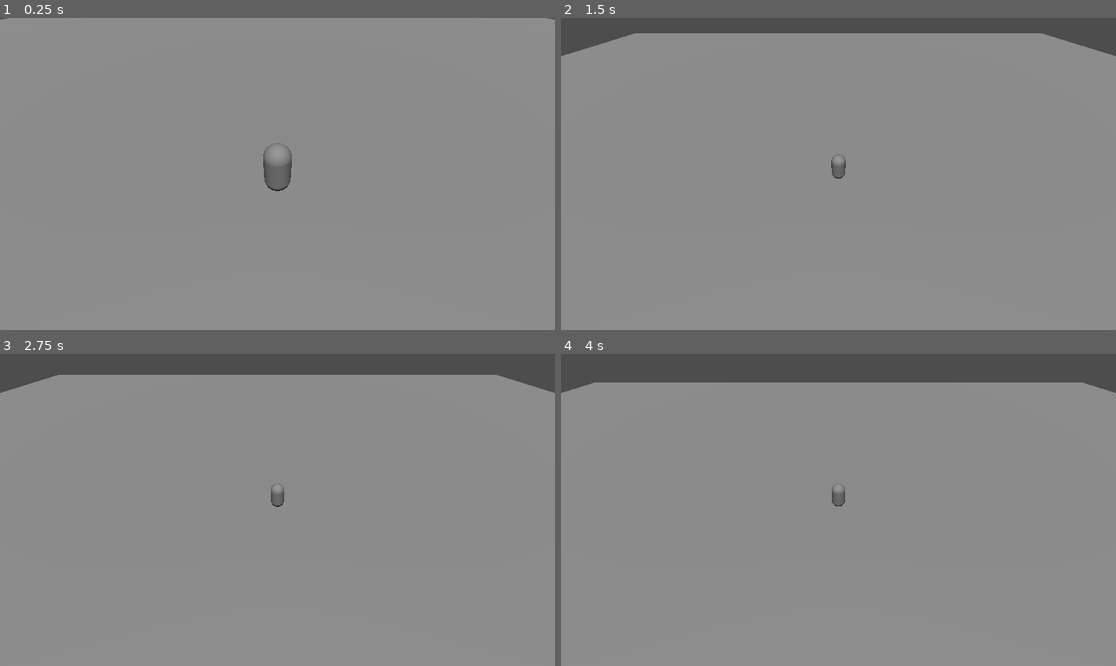
Above: before the commit, frames 1-4 (two rows, left to right).
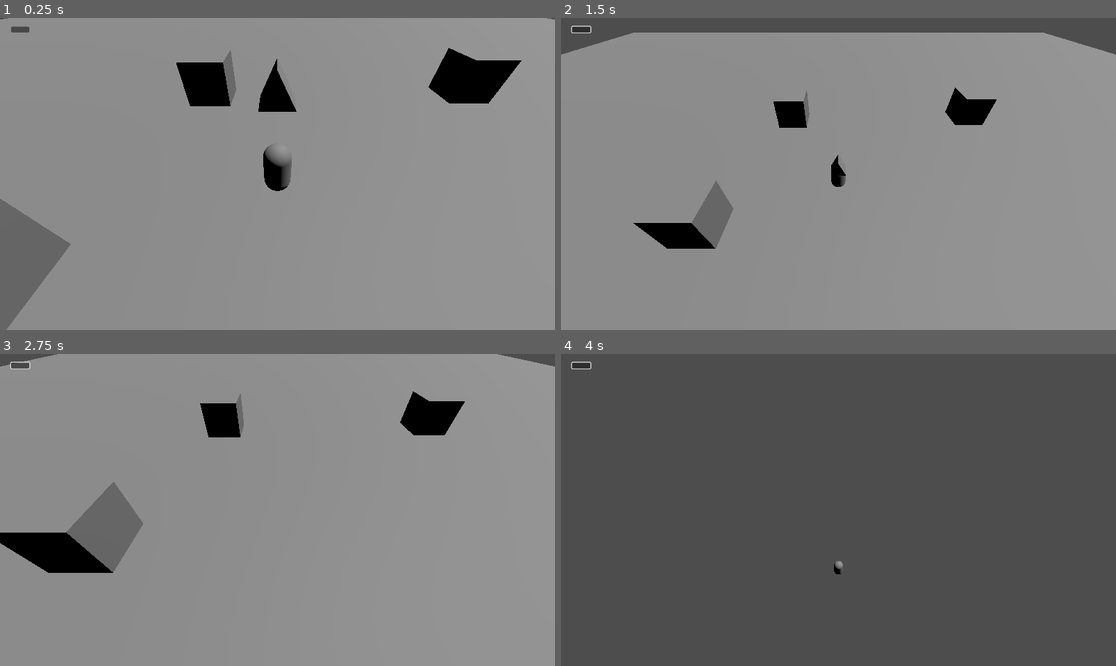
Above: after the commit, the same moments.

Repository: Parsa-1145/BugzBuzzy
Game: Godot game, scene res://mainScene.tscn
The game is run twice, just before and just after one commit, with the same random seed, the same clock (stepped at 60 frames per second) and the same inputs.
Inputs (mouse positions are in pixels of both pictures, inside the frame that each line leads up to):
- Up to frame 1 (0.25 s): no input
- Up to frame 2 (1.5 s): click (583, 30) at 0.52 s; move the mouse to (866, 174) at 1.27 s; hold W (move_up) from 1.28 s (still down)
- Up to frame 3 (2.75 s): keep holding W (move_up); move the mouse to (249, 510) at 2.02 s
- Up to frame 4 (4 s): keep holding W (move_up); move the mouse to (849, 503) at 2.77 s; move the mouse to (832, 516) at 3.52 s

The runs differ from the first frame. In frame 1, 7.1% of the frame differs, in the area x 0-94%, y 2-100%; in frame 2, 3.4%; in frame 3, 12%; in frame 4, 91%, in the area x 0-100%, y 2-100%.

Commit message:
enemy base

Diff:
--- /dev/null
+++ b/EnemyBase.gd
@@ -0,0 +1,11 @@
+class_name EnemyBase
+extends CharacterBody3D
+
+func _physics_process(delta: float) -> void:
+	if(!is_on_floor()):
+		velocity.y += 9.8 * delta
+func _process(delta: float) -> void:
+	var targetPos = GameManager.playerNode.position
+	var diff = targetPos - position
+
+	position += diff.normalized() * delta * 2
--- a/mainScene.tscn
+++ b/mainScene.tscn
@@ -1,10 +1,22 @@
-[gd_scene load_steps=3 format=3 uid="uid://dk1o10mk3leno"]
+[gd_scene load_steps=8 format=3 uid="uid://dk1o10mk3leno"]
+
+[ext_resource type="Script" uid="uid://igjrqg4ogdhs" path="res://EnemyBase.gd" id="1_iwpey"]
 
 [sub_resource type="BoxMesh" id="BoxMesh_g4qto"]
 size = Vector3(100, 1, 100)
 
 [sub_resource type="ConvexPolygonShape3D" id="ConvexPolygonShape3D_iwpey"]
 points = PackedVector3Array(-50, -0.5, -50, -50, 0.5, -50, 50, -0.5, -50, -50, -0.5, 50, -50, 0.5, 50, 50, 0.5, -50, 50, -0.5, 50, 50, 0.5, 50)
+
+[sub_resource type="PrismMesh" id="PrismMesh_88b43"]
+
+[sub_resource type="ConvexPolygonShape3D" id="ConvexPolygonShape3D_g4qto"]
+points = PackedVector3Array(0, 0.5, 0.5, 0.5, -0.5, 0.5, 0, 0.5, -0.5, -0.5, -0.5, 0.5, 0.5, -0.5, -0.5, -0.5, -0.5, -0.5)
+
+[sub_resource type="BoxMesh" id="BoxMesh_iwpey"]
+
+[sub_resource type="ConvexPolygonShape3D" id="ConvexPolygonShape3D_hr5et"]
+points = PackedVector3Array(0.5, 0.5, 0.5, 0.5, 0.5, -0.5, -0.5, 0.5, 0.5, 0.5, -0.5, 0.5, 0.5, -0.5, -0.5, -0.5, 0.5, -0.5, -0.5, -0.5, 0.5, -0.5, -0.5, -0.5)
 
 [node name="Node3D" type="Node3D"]
 
@@ -19,4 +31,58 @@
 shape = SubResource("ConvexPolygonShape3D_iwpey")
 
 [node name="DirectionalLight3D" type="DirectionalLight3D" parent="."]
-transform = Transform3D(1, 0, 0, 0, 0.46771386, 0.88387996, 0, -0.88387996, 0.46771386, 0, 6.92122, 0)
+transform = Transform3D(-0.21913108, -0.8623976, 0.45634627, 0, 0.46771386, 0.88387996, -0.97569543, 0.19368558, -0.10249065, 0, 29.00343, 0)
+
+[node name="CharacterBody3D" type="CharacterBody3D" parent="."]
+transform = Transform3D(1, 0, 0, 0, 1, 0, 0, 0, 1, 0, 4.6522694, 0)
+script = ExtResource("1_iwpey")
+
+[node name="MeshInstance3D" type="MeshInstance3D" parent="CharacterBody3D"]
+mesh = SubResource("PrismMesh_88b43")
+
+[node name="CollisionShape3D" type="CollisionShape3D" parent="CharacterBody3D"]
+shape = SubResource("ConvexPolygonShape3D_g4qto")
+
+[node name="Node3D" type="Node3D" parent="."]
+
+[node name="StaticBody3D2" type="StaticBody3D" parent="Node3D"]
+transform = Transform3D(2.635, 0, 0, 0, 2.635, 0, 0, 0, 2.635, -4.3791423, 1.2868538, -8.437578)
+
+[node name="MeshInstance3D" type="MeshInstance3D" parent="Node3D/StaticBody3D2"]
+mesh = SubResource("BoxMesh_iwpey")
+
+[node name="CollisionShape3D" type="CollisionShape3D" parent="Node3D/StaticBody3D2"]
+shape = SubResource("ConvexPolygonShape3D_hr5et")
+
+[node name="StaticBody3D3" type="StaticBody3D" parent="Node3D"]
+transform = Transform3D(2.635, 0, 0, 0, 2.635, 0, 0, 0, 2.635, 11.640102, 1.2868547, 13.9965725)
+
+[node name="MeshInstance3D" type="MeshInstance3D" parent="Node3D/StaticBody3D3"]
+mesh = SubResource("BoxMesh_iwpey")
+
+[node name="CollisionShape3D" type="CollisionShape3D" parent="Node3D/StaticBody3D3"]
+shape = SubResource("ConvexPolygonShape3D_hr5et")
+
+[node name="StaticBody3D4" type="StaticBody3D" parent="Node3D"]
+transform = Transform3D(2.635, 0, 0, 0, 2.635, 0, 0, 0, 2.635, -7.9857597, 1.2868538, 3.6460485)
+
+[node name="MeshInstance3D" type="MeshInstance3D" parent="Node3D/StaticBody3D4"]
+mesh = SubResource("BoxMesh_iwpey")
+
+[node name="CollisionShape3D" type="CollisionShape3D" parent="Node3D/StaticBody3D4"]
+shape = SubResource("ConvexPolygonShape3D_hr5et")
+
+[node name="StaticBody3D5" type="StaticBody3D" parent="Node3D"]
+transform = Transform3D(2.635, 0, 0, 0, 2.635, 0, 0, 0, 2.635, 12.73868, 1.2868538, -8.844818)
+
+[node name="MeshInstance3D" type="MeshInstance3D" parent="Node3D/StaticBody3D5"]
+mesh = SubResource("BoxMesh_iwpey")
+
+[node name="CollisionShape3D" type="CollisionShape3D" parent="Node3D/StaticBody3D5"]
+shape = SubResource("ConvexPolygonShape3D_hr5et")
+
+[node name="Button" type="Button" parent="."]
+offset_left = 23.0
+offset_top = 18.0
+offset_right = 61.0
+offset_bottom = 30.0
--- a/player.gd
+++ b/player.gd
@@ -5,6 +5,9 @@
 @export var jump_force: float = 10.0
 @export var gravity: float = -24.8
 @export var mouse_sensitivity: float = 0.3
+
+@export var health: float = 10
+@export var money : int = 0
 
 var yaw: float = 0.0
 var pitch: float = 0.0
Not shown, added: EnemyBase.gd.uid
